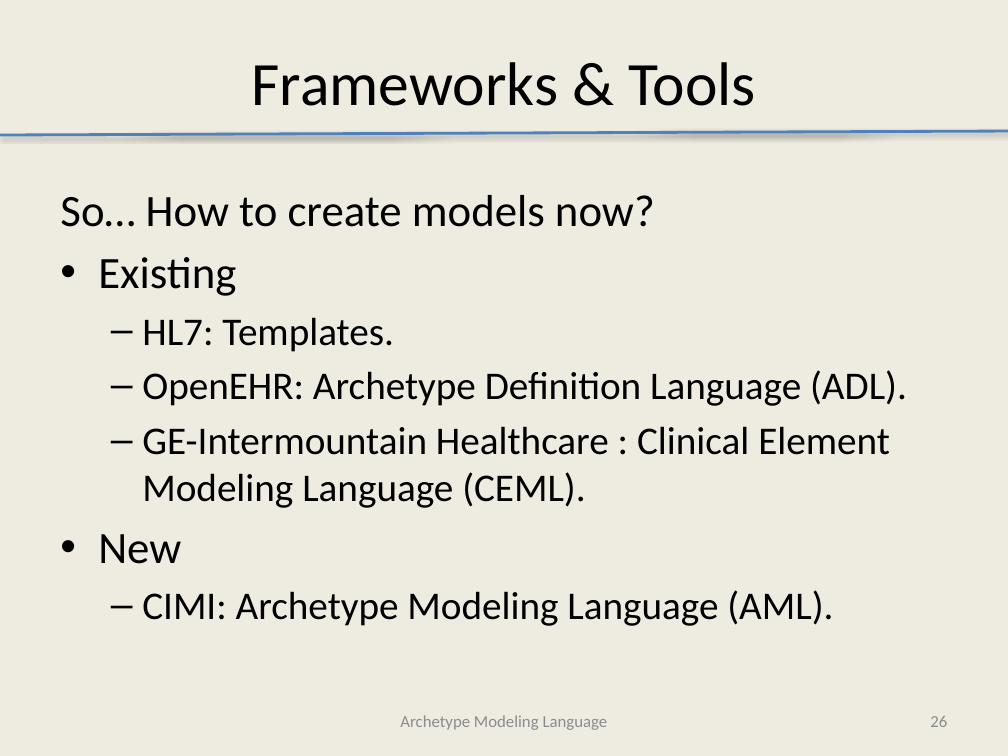
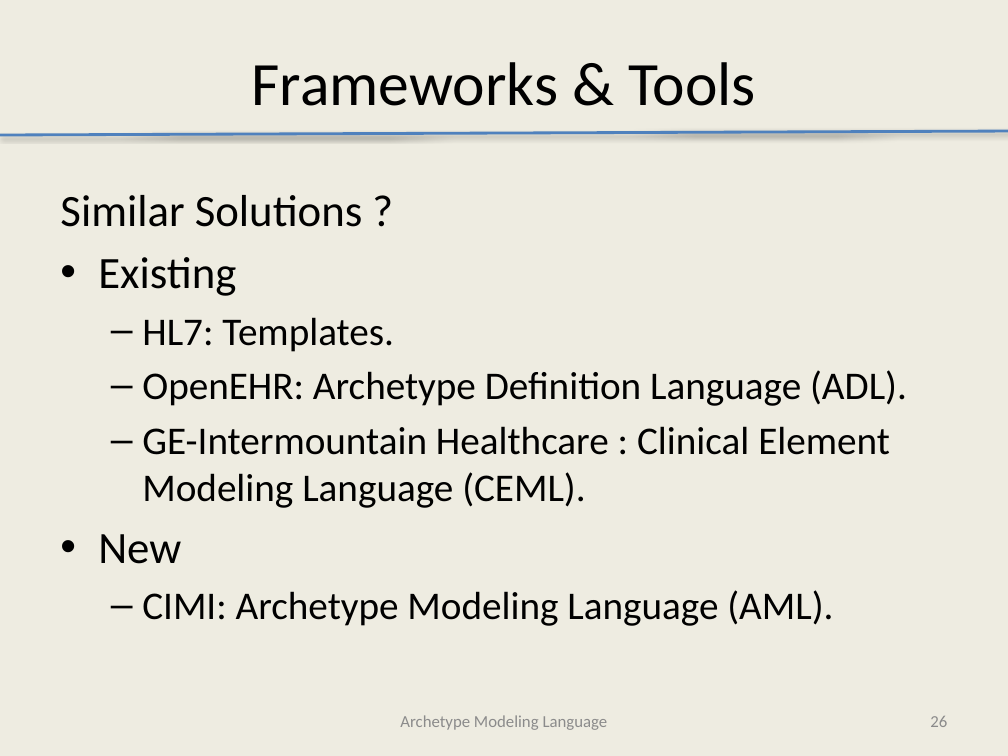
Before and after one commit to Avelanda/AMLTooling, a slide deck: slide 26 of docs/AMLTooling.pptx. Drawn at 1008x756 pixels with LibreOffice and Linux fonts; fonts in the diff are those of the drawing. Boxes give left, top, right and bottom in pixels: in the first picture for what was removed or moved away, otherwise in the second. Text is boxed around its words. In the diff, an @@ line names an element or a change of style, - is before the commit and + after.

Commit message:
Added AML Model and profiles

```diff
--- a/docs/AMLTooling.pptx
+++ b/docs/AMLTooling.pptx
@@ text at (60, 195, 363, 227): text changed @@
-So… How to create models now?
+Similar Solutions ?
```
Also in this commit, not shown: 3 other slides changed, 14 slides added.
